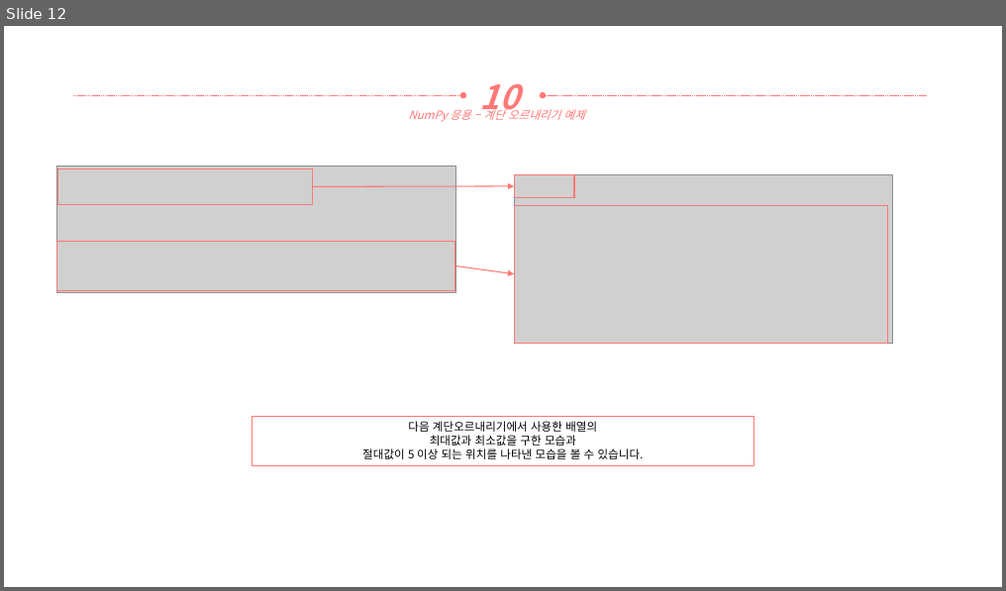
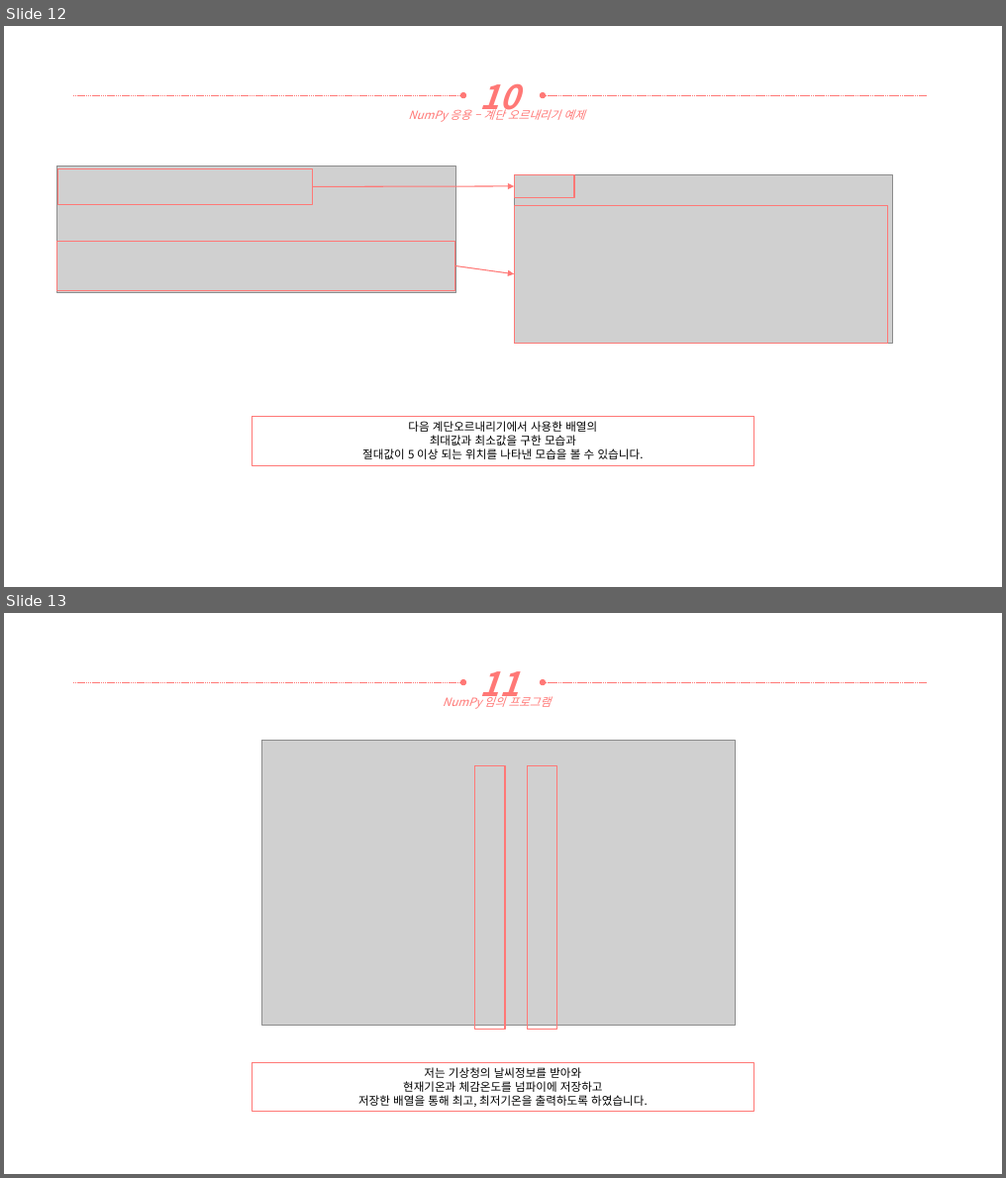
Before and after one commit to yooatom2200/Programing_Base_2, a slide deck: 8장/20164091-송희령-8장 과제.pptx. Shown one above the other, each under a label of ours: slide 12 before the commit, slides 12 and 13 after it. The pictures are 1006x591 and 1006x1178 pixels, drawn with LibreOffice and Linux fonts; fonts in the diff are those of the drawing; grey boxes stand for pictures. Boxes give left, top, right and bottom in pixels: in the first picture for what was removed or moved away, otherwise in the second. Text is boxed around its words. In the diff, an @@ line names an element or a change of style, - is before the commit and + after.

```diff
--- a/8장/20164091-송희령-8장 과제.pptx
+++ b/8장/20164091-송희령-8장 과제.pptx
@@ slide 13 added at (4,613,1002,1174), background #FFFFFF @@
@@ text added at (480,671,520,706), 32 pt, text #FF7876, bold, italic @@
+11
@@ arrow added from (73, 682) to (463, 682), #FF7876 0.5 pt dashed @@
@@ text added at (443,694,551,709), 11 pt, text #FF7876, italic @@
+NumPy 임의 프로그램
@@ arrow added from (927, 682) to (543, 682), #FF7876 0.5 pt dashed @@
@@ picture added at (261,741,735,1025) @@
@@ rectangle added at (475,766,505,1029), outline #FF7876 1 pt @@
@@ rectangle added at (528,766,557,1029), outline #FF7876 1 pt @@
@@ rectangle added at (252,1062,754,1112), outline #FF7876 1 pt, 11 pt, text #000000 @@
+저는 기상청의 날씨정보를 받아와
+현재기온과 체감온도를 넘파이에 저장하고
+저장한 배열을 통해 최고, 최저기온을 출력하도록 하였습니다.
```
Also in this commit, not shown: 2 other slides added, 3 other files.
